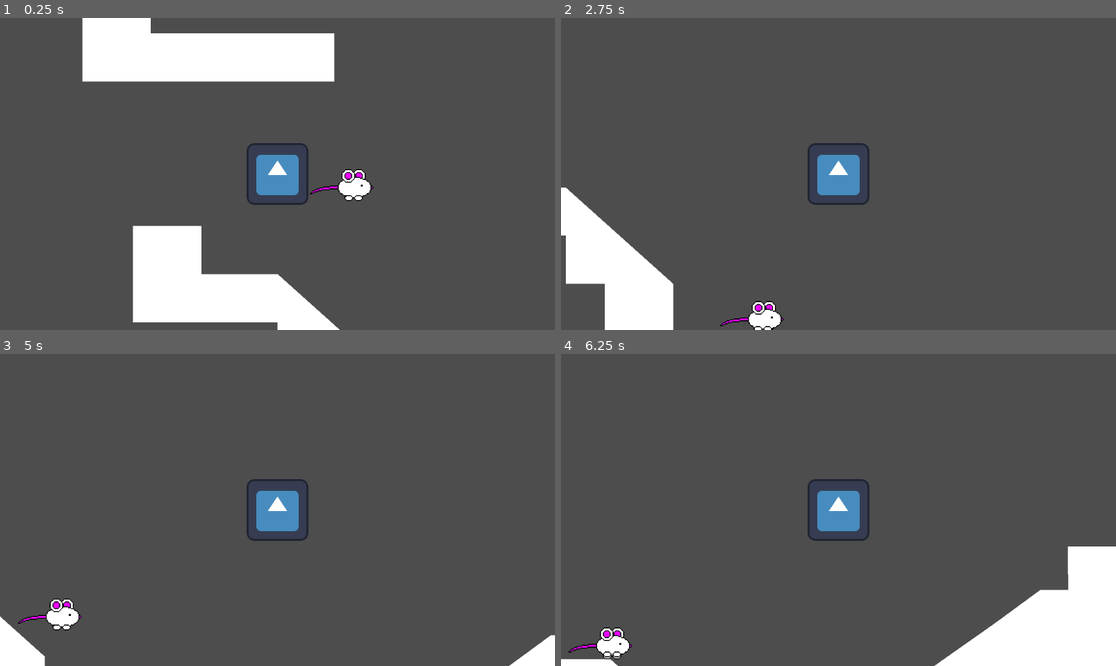
Above: before the commit, frames 1-4 (two rows, left to right).
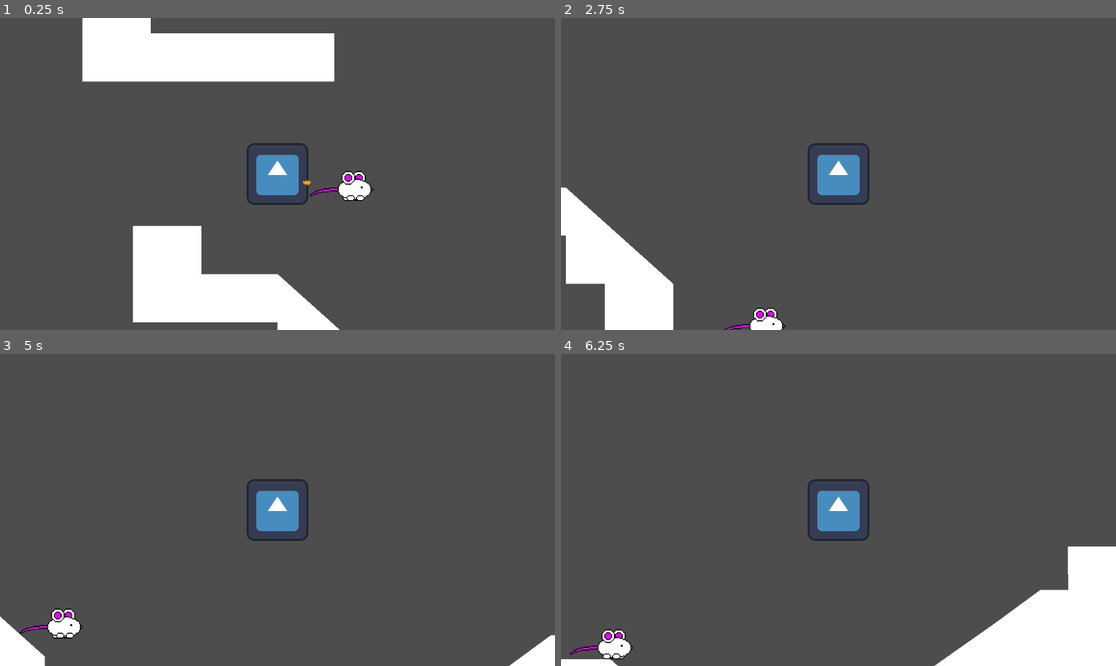
Above: after the commit, the same moments.

Repository: 2024-25-Allen-ISD-Computer-Science/2nd-period-isp-stuff-man
Game: Godot game, scene res://test.tscn
Two runs of this game, one before a commit and one after it. Both use one fixed random seed, a clock stepped at 60 frames per second and the inputs below. The engine's default icon, where the game draws it, is replaced by a stand-in: a white triangle on a blue panel in a dark square.
Inputs:
- Up to frame 1 (0.25 s): no input
- Up to frame 2 (2.75 s): hold Right (ui_right) 0.53-2.03 s; tap Up (ui_up) at 0.77, 1.52 s; tap Enter at 2 s; hold Left (ui_left) from 2.03 s (still down)
- Up to frame 3 (5 s): release Left (ui_left) at 2.78 s; hold Right (ui_right) 2.78-4.28 s; tap Up (ui_up) at 3.02, 3.77, 4.52 s; hold Left (ui_left) from 4.28 s (still down)
- Up to frame 4 (6.25 s): release Left (ui_left) at 5.03 s; hold Right (ui_right) 5.03-5.78 s; hold Left (ui_left) from 5.78 s (still down); tap Up (ui_up) at 6.02 s

The runs differ from the first frame. In frame 1, 0.3% of the frame differs, in the area x 54-68%, y 48-59%; in frame 2, 0.4%; in frame 3, 0.6%, in the area x 3-15%, y 78-92%; in frame 4, 0.4%.

Commit message:
new stuff yo
changed mouse hitbox
implemented the Bam! effect whenever you hit an enemy
Finished implementing the level switch
very cool yeah

Diff:
--- /dev/null
+++ b/stuff-man/bam.gd
@@ -0,0 +1,7 @@
+extends Control
+
+@onready var anim = $bamanim
+
+func _ready():
+	anim.play("default")  # Replace with your animation name
+	anim.animation_finished.connect(queue_free)
--- /dev/null
+++ b/stuff-man/bam.tscn
@@ -0,0 +1,91 @@
+[gd_scene load_steps=13 format=3 uid="uid://bh3xrvem8sw12"]
+
+[ext_resource type="Texture2D" uid="uid://bymb6kxlf7u46" path="res://Bam!.png" id="1_h34wu"]
+[ext_resource type="Script" path="res://bam.gd" id="2_om21g"]
+
+[sub_resource type="AtlasTexture" id="AtlasTexture_63lkg"]
+atlas = ExtResource("1_h34wu")
+region = Rect2(0, 0, 45, 45)
+
+[sub_resource type="AtlasTexture" id="AtlasTexture_y7037"]
+atlas = ExtResource("1_h34wu")
+region = Rect2(45, 0, 45, 45)
+
+[sub_resource type="AtlasTexture" id="AtlasTexture_8ejm0"]
+atlas = ExtResource("1_h34wu")
+region = Rect2(90, 0, 45, 45)
+
+[sub_resource type="AtlasTexture" id="AtlasTexture_urafu"]
+atlas = ExtResource("1_h34wu")
+region = Rect2(0, 45, 45, 45)
+
+[sub_resource type="AtlasTexture" id="AtlasTexture_wfqc1"]
+atlas = ExtResource("1_h34wu")
+region = Rect2(45, 45, 45, 45)
+
+[sub_resource type="AtlasTexture" id="AtlasTexture_6auwn"]
+atlas = ExtResource("1_h34wu")
+region = Rect2(90, 45, 45, 45)
+
+[sub_resource type="AtlasTexture" id="AtlasTexture_sat1k"]
+atlas = ExtResource("1_h34wu")
+region = Rect2(0, 90, 45, 45)
+
+[sub_resource type="AtlasTexture" id="AtlasTexture_7t7hr"]
+atlas = ExtResource("1_h34wu")
+region = Rect2(45, 90, 45, 45)
+
+[sub_resource type="AtlasTexture" id="AtlasTexture_vqygh"]
+atlas = ExtResource("1_h34wu")
+region = Rect2(90, 90, 45, 45)
+
+[sub_resource type="SpriteFrames" id="SpriteFrames_fnheq"]
+animations = [{
+"frames": [{
+"duration": 1.0,
+"texture": SubResource("AtlasTexture_63lkg")
+}, {
+"duration": 1.0,
+"texture": SubResource("AtlasTexture_y7037")
+}, {
+"duration": 1.0,
+"texture": SubResource("AtlasTexture_8ejm0")
+}, {
+"duration": 1.0,
+"texture": SubResource("AtlasTexture_urafu")
+}, {
+"duration": 1.0,
+"texture": SubResource("AtlasTexture_wfqc1")
+}, {
+"duration": 1.0,
+"texture": SubResource("AtlasTexture_6auwn")
+}, {
+"duration": 1.0,
+"texture": SubResource("AtlasTexture_sat1k")
+}, {
+"duration": 1.0,
+"texture": SubResource("AtlasTexture_7t7hr")
+}, {
+"duration": 1.0,
+"texture": SubResource("AtlasTexture_vqygh")
+}],
+"loop": false,
+"name": &"default",
+"speed": 17.0
+}]
+
+[node name="Bam" type="Control"]
+layout_mode = 3
+anchors_preset = 15
+anchor_right = 1.0
+anchor_bottom = 1.0
+grow_horizontal = 2
+grow_vertical = 2
+script = ExtResource("2_om21g")
+
+[node name="bamanim" type="AnimatedSprite2D" parent="."]
+texture_filter = 1
+scale = Vector2(2, 2)
+sprite_frames = SubResource("SpriteFrames_fnheq")
+frame = 8
+frame_progress = 1.0
--- a/stuff-man/evilswitch.tres
+++ b/stuff-man/evilswitch.tres
@@ -1,14 +1,10 @@
-[gd_resource type="SpriteFrames" load_steps=11 format=3 uid="uid://d7foiknh5x6y"]
+[gd_resource type="SpriteFrames" load_steps=10 format=3 uid="uid://d7foiknh5x6y"]
 
 [ext_resource type="Texture2D" uid="uid://bieftujfvqcct" path="res://evilswitch.png" id="1_y5tla"]
 
 [sub_resource type="AtlasTexture" id="AtlasTexture_dplm1"]
 atlas = ExtResource("1_y5tla")
 region = Rect2(0, 0, 64, 64)
-
-[sub_resource type="AtlasTexture" id="AtlasTexture_1o55l"]
-atlas = ExtResource("1_y5tla")
-region = Rect2(384, 0, 64, 64)
 
 [sub_resource type="AtlasTexture" id="AtlasTexture_hbnq8"]
 atlas = ExtResource("1_y5tla")
@@ -50,14 +46,6 @@
 }, {
 "frames": [{
 "duration": 1.0,
-"texture": SubResource("AtlasTexture_1o55l")
-}],
-"loop": true,
-"name": &"pressed",
-"speed": 5.0
-}, {
-"frames": [{
-"duration": 1.0,
 "texture": SubResource("AtlasTexture_hbnq8")
 }, {
 "duration": 1.0,
@@ -78,7 +66,7 @@
 "duration": 1.0,
 "texture": SubResource("AtlasTexture_uwrxl")
 }],
-"loop": true,
+"loop": false,
 "name": &"pressing",
-"speed": 12.0
+"speed": 10.0
 }]
--- a/stuff-man/levelswitch.tscn
+++ b/stuff-man/levelswitch.tscn
@@ -1,100 +1,22 @@
-[gd_scene load_steps=14 format=3 uid="uid://d7k3fsrmu8ft"]
+[gd_scene load_steps=3 format=3 uid="uid://d7k3fsrmu8ft"]
 
-[ext_resource type="Texture2D" uid="uid://bieftujfvqcct" path="res://evilswitch.png" id="1_pqvr4"]
-[ext_resource type="Script" path="res://Levelswitch.gd" id="2_jkdni"]
+[ext_resource type="SpriteFrames" uid="uid://d7foiknh5x6y" path="res://evilswitch.tres" id="2_3g4o5"]
+[ext_resource type="Script" path="res://switch.gd" id="2_5arei"]
 
-[sub_resource type="RectangleShape2D" id="RectangleShape2D_oivlp"]
+[node name="Switch" type="StaticBody2D"]
+position = Vector2(-78, 627)
+scale = Vector2(2, 2)
+script = ExtResource("2_5arei")
 
-[sub_resource type="AtlasTexture" id="AtlasTexture_pyd54"]
-atlas = ExtResource("1_pqvr4")
-region = Rect2(0, 0, 64, 64)
+[node name="anims" type="AnimatedSprite2D" parent="."]
+texture_filter = 1
+sprite_frames = ExtResource("2_3g4o5")
+animation = &"pressing"
 
-[sub_resource type="AtlasTexture" id="AtlasTexture_6r00x"]
-atlas = ExtResource("1_pqvr4")
-region = Rect2(384, 0, 64, 64)
+[node name="pressedbody" type="CollisionPolygon2D" parent="."]
+polygon = PackedVector2Array(-22, -13, -22, 18, -26, 19, -29, 21, -31, 23, -32, 25, -32, 32, 32, 32, 32, 25, 31, 23, 29, 21, 26, 19, 22, 18, 22, -13, -22, -13)
 
-[sub_resource type="AtlasTexture" id="AtlasTexture_fdmkf"]
-atlas = ExtResource("1_pqvr4")
-region = Rect2(0, 0, 64, 64)
+[node name="Area2D" type="Area2D" parent="."]
 
-[sub_resource type="AtlasTexture" id="AtlasTexture_207v1"]
-atlas = ExtResource("1_pqvr4")
-region = Rect2(64, 0, 64, 64)
-
-[sub_resource type="AtlasTexture" id="AtlasTexture_0c313"]
-atlas = ExtResource("1_pqvr4")
-region = Rect2(128, 0, 64, 64)
-
-[sub_resource type="AtlasTexture" id="AtlasTexture_1x65q"]
-atlas = ExtResource("1_pqvr4")
-region = Rect2(192, 0, 64, 64)
-
-[sub_resource type="AtlasTexture" id="AtlasTexture_xnlqd"]
-atlas = ExtResource("1_pqvr4")
-region = Rect2(256, 0, 64, 64)
-
-[sub_resource type="AtlasTexture" id="AtlasTexture_pcenx"]
-atlas = ExtResource("1_pqvr4")
-region = Rect2(320, 0, 64, 64)
-
-[sub_resource type="AtlasTexture" id="AtlasTexture_svi03"]
-atlas = ExtResource("1_pqvr4")
-region = Rect2(384, 0, 64, 64)
-
-[sub_resource type="SpriteFrames" id="SpriteFrames_bcvv6"]
-animations = [{
-"frames": [{
-"duration": 1.0,
-"texture": SubResource("AtlasTexture_pyd54")
-}],
-"loop": true,
-"name": &"default1",
-"speed": 5.0
-}, {
-"frames": [{
-"duration": 1.0,
-"texture": SubResource("AtlasTexture_6r00x")
-}],
-"loop": true,
-"name": &"default2",
-"speed": 5.0
-}, {
-"frames": [{
-"duration": 1.0,
-"texture": SubResource("AtlasTexture_fdmkf")
-}, {
-"duration": 1.0,
-"texture": SubResource("AtlasTexture_207v1")
-}, {
-"duration": 1.0,
-"texture": SubResource("AtlasTexture_0c313")
-}, {
-"duration": 1.0,
-"texture": SubResource("AtlasTexture_1x65q")
-}, {
-"duration": 1.0,
-"texture": SubResource("AtlasTexture_xnlqd")
-}, {
-"duration": 1.0,
-"texture": SubResource("AtlasTexture_pcenx")
-}, {
-"duration": 1.0,
-"texture": SubResource("AtlasTexture_svi03")
-}],
-"loop": true,
-"name": &"press",
-"speed": 20.0
-}]
-
-[node name="Node2D" type="Node2D"]
-
-[node name="StaticBody2D" type="StaticBody2D" parent="."]
-
-[node name="CollisionShape2D" type="CollisionShape2D" parent="StaticBody2D"]
-shape = SubResource("RectangleShape2D_oivlp")
-
-[node name="AnimatedSprite2D" type="AnimatedSprite2D" parent="StaticBody2D/CollisionShape2D"]
-texture_filter = 1
-sprite_frames = SubResource("SpriteFrames_bcvv6")
-animation = &"default2"
-script = ExtResource("2_jkdni")
+[node name="unpressedbody" type="CollisionPolygon2D" parent="Area2D"]
+polygon = PackedVector2Array(-22, -31, -22, 18, -26, 19, -29, 21, -31, 23, -32, 25, -32, 32, 32, 32, 32, 25, 31, 23, 29, 21, 26, 19, 22, 18, 22, -31)
--- a/stuff-man/mouse.tscn
+++ b/stuff-man/mouse.tscn
@@ -1,7 +1,11 @@
-[gd_scene load_steps=12 format=3 uid="uid://wwuu827nhgo6"]
+[gd_scene load_steps=13 format=3 uid="uid://wwuu827nhgo6"]
 
 [ext_resource type="Script" path="res://mouse.gd" id="1_i5fsi"]
 [ext_resource type="Texture2D" uid="uid://bnd4pnovj2lsd" path="res://Mouse.png" id="2_einn5"]
+
+[sub_resource type="AtlasTexture" id="AtlasTexture_07por"]
+atlas = ExtResource("2_einn5")
+region = Rect2(132, 66, 66, 33)
 
 [sub_resource type="AtlasTexture" id="AtlasTexture_ett0s"]
 atlas = ExtResource("2_einn5")
@@ -39,6 +43,14 @@
 animations = [{
 "frames": [{
 "duration": 1.0,
+"texture": SubResource("AtlasTexture_07por")
+}],
+"loop": false,
+"name": &"hurt",
+"speed": 5.0
+}, {
+"frames": [{
+"duration": 1.0,
 "texture": SubResource("AtlasTexture_ett0s")
 }, {
 "duration": 1.0,
@@ -72,13 +84,15 @@
 scale = Vector2(2, 2)
 script = ExtResource("1_i5fsi")
 start_direction = -1
+metadata/bouncy = true
 
 [node name="CollisionPolygon2D" type="CollisionPolygon2D" parent="."]
-polygon = PackedVector2Array(-13, -15, -15, -17, -21, -17, -25, -13, -26, -6, -28, -5, -30, -3, -31, -1, -33, 1, -33, 16, 33, 16, 33, 8, 32, 7, 30, 5, 26, 3, 23, 2, 19, 1, 12, 0, 4, -1, 3, -3, 1, -5, 0, -7, 0, -13, -4, -17, -10, -17, -12, -15)
+polygon = PackedVector2Array(-21, -17, -25, -13, -26, -6, -28, -5, -30, -3, -31, -1, -33, 1, -33, 3, -31, 5, -30, 7, -28, 9, -26, 10, -25, 11, -22, 11, -22, 14, -20, 16, -5, 16, -3, 14, -2, 11, -1, 10, 1, 9, 3, 7, 4, 5, 4, 4, 13, 5, 21, 6, 25, 7, 28, 8, 30, 9, 33, 9, 33, 8, 30, 5, 26, 3, 23, 2, 19, 1, 12, 0, 4, -1, 3, -3, 1, -5, 0, -7, 0, -13, -4, -17)
 
 [node name="AnimatedSprite2D" type="AnimatedSprite2D" parent="."]
 texture_filter = 1
 sprite_frames = SubResource("SpriteFrames_0svw6")
 animation = &"walk"
-frame_progress = 0.172376
+frame = 6
+frame_progress = 0.0571153
 offset = Vector2(0, -0.5)
--- a/stuff-man/stuff_man.gd
+++ b/stuff-man/stuff_man.gd
@@ -4,6 +4,7 @@
 @export var speed: float = 800        # Movement speed
 @export var jump_force: float = 800   # Jump strength
 @export var gravity: float = 1600      # Gravity applied to the character
+@export var animation_scene: PackedScene  # Assign your animation scene in the inspector
 var jump_count: int = 1
 var current_jumps: int = 0
 var jumped_on_ground: bool = false
@@ -20,7 +21,12 @@
 	if Input.is_action_pressed("ui_right"):
 		input_direction += 1
 	velocity.x = input_direction * speed
+	for index in get_slide_collision_count():
+		var collision = get_slide_collision(index)
+		var collider = collision.get_collider()
 
+		if collider.has_meta("enemy"):  # Replace 'Enemy' with your enemy class
+			play_hit_animation(collision.get_position())
 	# Handle jumping
 	if is_on_floor():
 		current_jumps = 0
@@ -36,3 +42,9 @@
 		velocity.y = -jump_force
 	# Move the character
 	move_and_slide()
+
+func play_hit_animation(position: Vector2):
+	if animation_scene:
+		var animation_instance = animation_scene.instantiate()
+		get_parent().add_child(animation_instance)
+		animation_instance.global_position = position
--- a/stuff-man/switch.gd
+++ b/stuff-man/switch.gd
@@ -5,15 +5,17 @@
 # Internal state
 var is_activated: bool = false
 @onready var anims: AnimatedSprite2D = $anims
-@onready var collision_polygon: CollisionPolygon2D = $unpressedbody
+@onready var area: Area2D = $Area2D
 # Called when the scene is ready
 func _ready():
+	area.body_entered.connect(_on_body_entered)
 	# Set initial color of the switch
 	anims.play("notpressed")
 
 # Detect when a body enters the switch's area
 func _on_body_entered(body):
 	if not is_activated and body.is_in_group("player"):
+		anims.play("pressing")
 		activate_switch()
 
 # Activate the switch and toggle objects
--- a/stuff-man/test.tscn
+++ b/stuff-man/test.tscn
@@ -2,9 +2,9 @@
 
 [ext_resource type="Texture2D" uid="uid://ckf1l0dj40dqy" path="res://icon.svg" id="1_5qpco"]
 [ext_resource type="Script" path="res://stuff_man.gd" id="2_ko6l7"]
+[ext_resource type="PackedScene" uid="uid://bh3xrvem8sw12" path="res://bam.tscn" id="2_yh78i"]
 [ext_resource type="PackedScene" uid="uid://wwuu827nhgo6" path="res://mouse.tscn" id="3_8q5fe"]
-[ext_resource type="Script" path="res://switch.gd" id="4_wdh1q"]
-[ext_resource type="SpriteFrames" uid="uid://d7foiknh5x6y" path="res://evilswitch.tres" id="5_1j40s"]
+[ext_resource type="PackedScene" uid="uid://d7k3fsrmu8ft" path="res://levelswitch.tscn" id="5_m1pm7"]
 
 [sub_resource type="RectangleShape2D" id="RectangleShape2D_0u723"]
 size = Vector2(128, 128)
@@ -15,8 +15,10 @@
 [node name="CharacterBody2D" type="CharacterBody2D" parent="." groups=["player"]]
 position = Vector2(775, 339)
 script = ExtResource("2_ko6l7")
+animation_scene = ExtResource("2_yh78i")
 
 [node name="Stuff Man" type="Sprite2D" parent="CharacterBody2D"]
+texture_filter = 1
 texture = ExtResource("1_5qpco")
 
 [node name="CollisionShape2D" type="CollisionShape2D" parent="CharacterBody2D"]
@@ -111,19 +113,6 @@
 polygon = PackedVector2Array(254, 400, 974, 400, 777, 300, 669, 232, 668, 141, 547, 141, 548, 231, 490, 231, 396, 300)
 
 [node name="Mouse" parent="." instance=ExtResource("3_8q5fe")]
+metadata/enemy = true
 
-[node name="Switch" type="StaticBody2D" parent="."]
-position = Vector2(-50, 659)
-script = ExtResource("4_wdh1q")
-
-[node name="anims" type="AnimatedSprite2D" parent="Switch"]
-texture_filter = 1
-sprite_frames = ExtResource("5_1j40s")
-animation = &"notpressed"
-
-[node name="pressedbody" type="CollisionPolygon2D" parent="Switch"]
-polygon = PackedVector2Array(-22, -13, -22, 18, -26, 19, -29, 21, -31, 23, -32, 25, -32, 32, 32, 32, 32, 25, 31, 23, 29, 21, 26, 19, 22, 18, 22, -13, -22, -13)
-disabled = true
-
-[node name="unpressedbody" type="CollisionPolygon2D" parent="Switch"]
-polygon = PackedVector2Array(-22, -31, -22, 18, -26, 19, -29, 21, -31, 23, -32, 25, -32, 32, 32, 32, 32, 25, 31, 23, 29, 21, 26, 19, 22, 18, 22, -31)
+[node name="Switch" parent="." instance=ExtResource("5_m1pm7")]
